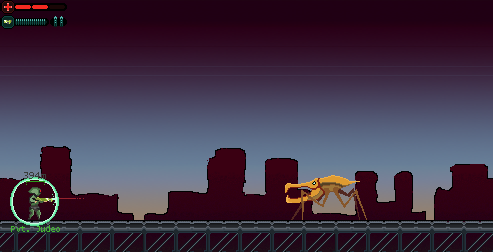
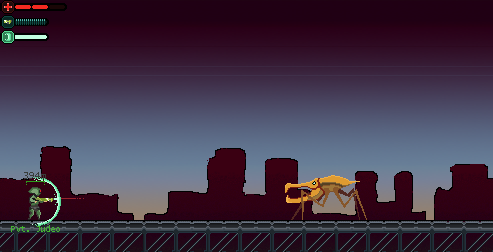
Layer changes from the first w=493, h=252 image to the second:
added layer "Layer 18" in group "Ui" over [15, 35, 47, 39]
added layer "Layer 17" in group "Ui" over [5, 33, 11, 41]
added layer "Layer 16" in group "Ui" over [0, 30, 49, 44]
hid "Layer 13" over [50, 16, 67, 27]
showed "HalfShield" over [32, 177, 61, 226]
hid "FullShield" over [10, 177, 59, 226]
